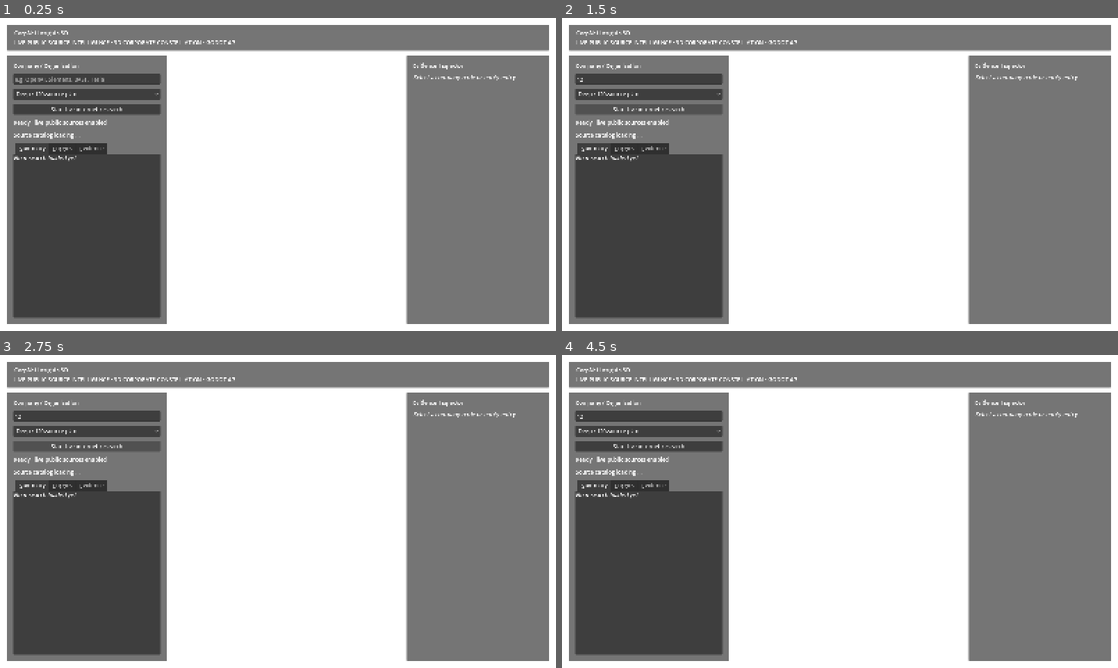
Above: before the commit, frames 1-4 (two rows, left to right).
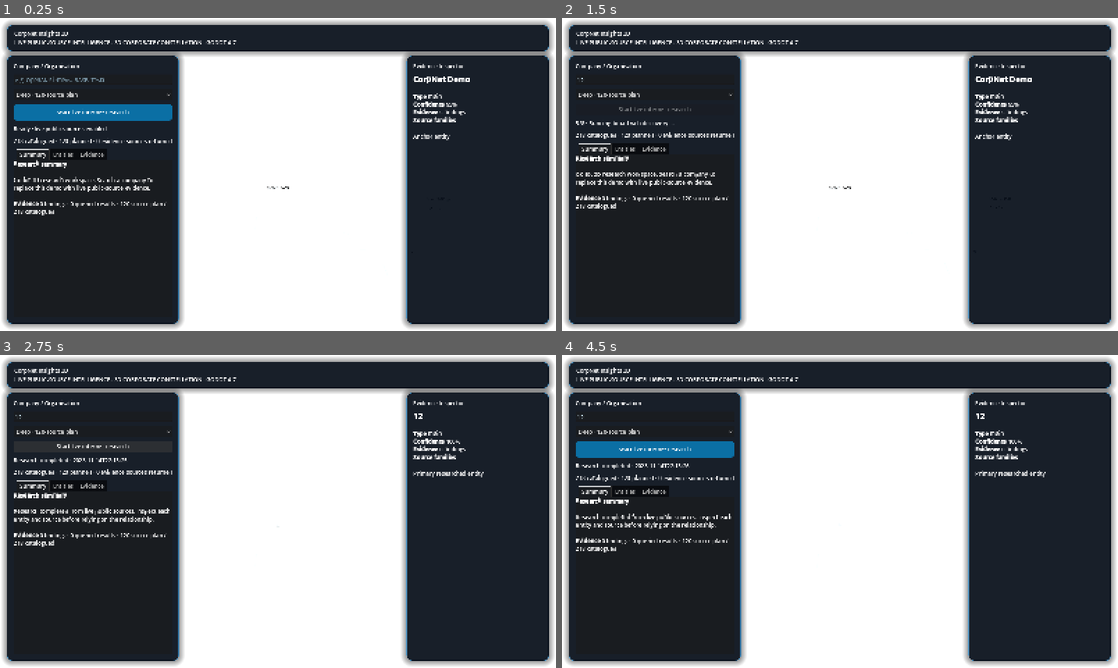
Above: after the commit, the same moments.

Repository: chekento/corpnet-insights-android
Game: Godot game, scene res://scenes/main.tscn
The game is run twice, just before and just after one commit, with the same random seed, the same clock (stepped at 60 frames per second) and the same inputs.
Inputs (mouse positions are in pixels of both pictures, inside the frame that each line leads up to):
- Up to frame 1 (0.25 s): no input
- Up to frame 2 (1.5 s): click (650, 80) at 0.52 s; type "12" at 0.6 s; click "Start live internet research" at 1.25 s
- Up to frame 3 (2.75 s): click (88, 445) at 2 s, where only the run before the commit has a clickable "Start live internet research"
- Up to frame 4 (4.5 s): click "Start live internet research" at 2.75 s; click "Deep · 120-source plan" at 3.5 s; move the mouse to (962, 495) at 4.27 s; click (962, 495) at 4.42 s

The runs differ from the first frame. In frame 1, 62% of the frame differs, in the area x 0-100%, y 0-100%; in frame 2, 62%; in frame 3, 62%; in frame 4, 62%.
Error before the commit: Parse Error: Cannot infer the type of "from_id" variable because the value doesn't have a set type. (res://scripts/main.gd:141)

Commit message:
Fix Godot type inference for strict Android build

Diff:
--- a/scripts/main.gd
+++ b/scripts/main.gd
@@ -51,7 +51,7 @@
         if child.has_meta("corp_node"):
             var base_scale: float = float(child.get_meta("base_scale", 1.0))
             var phase: float = float(child.get_meta("phase", 0.0))
-            var pulse := 1.0 + sin(t * 1.8 + phase) * 0.035
+            var pulse: float = 1.0 + sin(t * 1.8 + phase) * 0.035
             child.scale = Vector3.ONE * base_scale * pulse
 
 func seed_demo() -> void:
@@ -85,9 +85,9 @@
         status_label.text = "Please enter a company name."
         return
     search_button.disabled = true
-    var depth := scan_depth.get_selected_id()
+    var depth: int = int(scan_depth.get_selected_id())
     status_label.text = "Starting live internet research …"
-    var result := await research_service.research_company(query, depth)
+    var result: Dictionary = await research_service.research_company(query, depth)
     _apply_data(result)
     search_button.disabled = false
     status_label.text = "Research completed · %s" % result.get("completed_at", "")
@@ -129,17 +129,17 @@
     var count := max(1, entities.size())
     for i in range(entities.size()):
         var entity: Dictionary = entities[i]
-        var shell := 0 if i == 0 else 1 + int((i - 1) / 8)
-        var local_index := 0 if i == 0 else (i - 1) % 8
-        var shell_count := min(8, max(1, count - 1 - shell * 8))
-        var angle := float(local_index) / float(max(shell_count, 1)) * TAU + float(shell) * 0.42
-        var radius := 0.0 if i == 0 else 4.4 + shell * 3.0
-        var pos := Vector3(cos(angle) * radius, sin(angle * 1.7 + shell) * (1.25 + shell * 0.35), sin(angle) * radius)
+        var shell: int = 0 if i == 0 else 1 + int((i - 1) / 8)
+        var local_index: int = 0 if i == 0 else (i - 1) % 8
+        var shell_count: int = int(min(8, max(1, count - 1 - shell * 8)))
+        var angle: float = float(local_index) / float(max(shell_count, 1)) * TAU + float(shell) * 0.42
+        var radius: float = 0.0 if i == 0 else 4.4 + float(shell) * 3.0
+        var pos: Vector3 = Vector3(cos(angle) * radius, sin(angle * 1.7 + float(shell)) * (1.25 + float(shell) * 0.35), sin(angle) * radius)
         positions[entity.get("id")] = pos
         graph_root.add_child(_make_node(entity, pos, i))
     for link in links:
-        var from_id := link.get("source", "")
-        var to_id := link.get("target", "")
+        var from_id: String = str(link.get("source", ""))
+        var to_id: String = str(link.get("target", ""))
         if positions.has(from_id) and positions.has(to_id):
             graph_root.add_child(_make_connection(
                 positions[from_id],
@@ -155,9 +155,9 @@
     root.set_meta("corp_node", true)
     root.set_meta("base_scale", 1.0)
     root.set_meta("phase", float(index) * 0.83)
-    var type := _relation_to_visual_type(str(entity.get("type", "related")))
+    var type: String = _relation_to_visual_type(str(entity.get("type", "related")))
     var color: Color = TYPE_COLORS.get(type, Color.WHITE)
-    var radius := 0.72 if type == "main" else 0.38 + min(0.20, float(entity.get("evidence_count", 1)) * 0.025)
+    var radius: float = 0.72 if type == "main" else 0.38 + min(0.20, float(entity.get("evidence_count", 1)) * 0.025)
 
     var mesh := MeshInstance3D.new()
     var sphere := SphereMesh.new()
@@ -208,8 +208,8 @@
 func _make_connection(a: Vector3, b: Vector3, color: Color, confidence: float) -> MeshInstance3D:
     var mesh_instance := MeshInstance3D.new()
     var cylinder := CylinderMesh.new()
-    var length := a.distance_to(b)
-    var thickness := 0.025 + clamp(confidence, 0.0, 1.0) * 0.045
+    var length: float = a.distance_to(b)
+    var thickness: float = 0.025 + clamp(confidence, 0.0, 1.0) * 0.045
     cylinder.top_radius = thickness
     cylinder.bottom_radius = thickness
     cylinder.height = length
